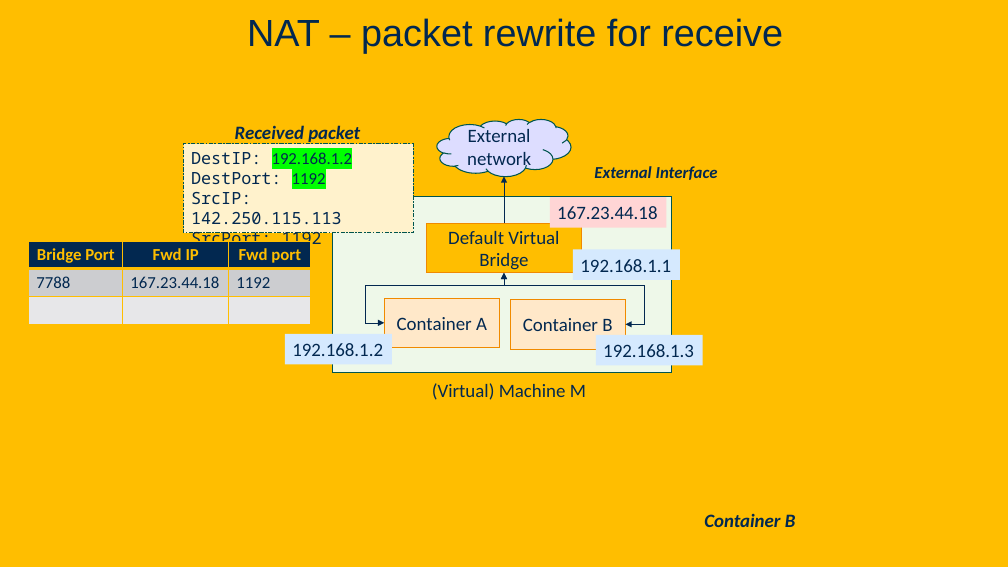
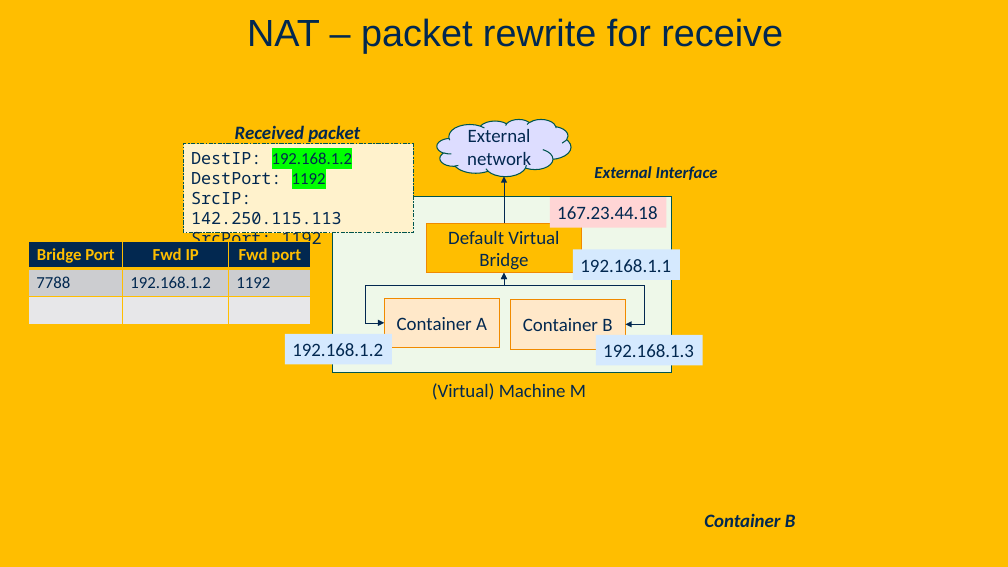
Before and after one commit to davsec-teaching/W26_ECS_160, a slide deck: slide 15 of slides/Docker.pptx (slide 14 before the commit). Drawn at 1008x567 pixels with LibreOffice and Linux fonts; fonts in the diff are those of the drawing; background and template pictures are left out. Boxes give left, top, right and bottom in pixels: in the first picture for what was removed or moved away, otherwise in the second. Text is boxed around its words. In the diff, an @@ line names an element or a change of style, - is before the commit and + after.

```diff
--- a/slides/Docker.pptx
+++ b/slides/Docker.pptx
@@ table at (29, 241, 311, 324) @@
-row 2, column 2: 167.23.44.18
+row 2, column 2: 192.168.1.2
```
Also in this commit, not shown: 1 other slide changed, 1 slide added, 2 other files.
